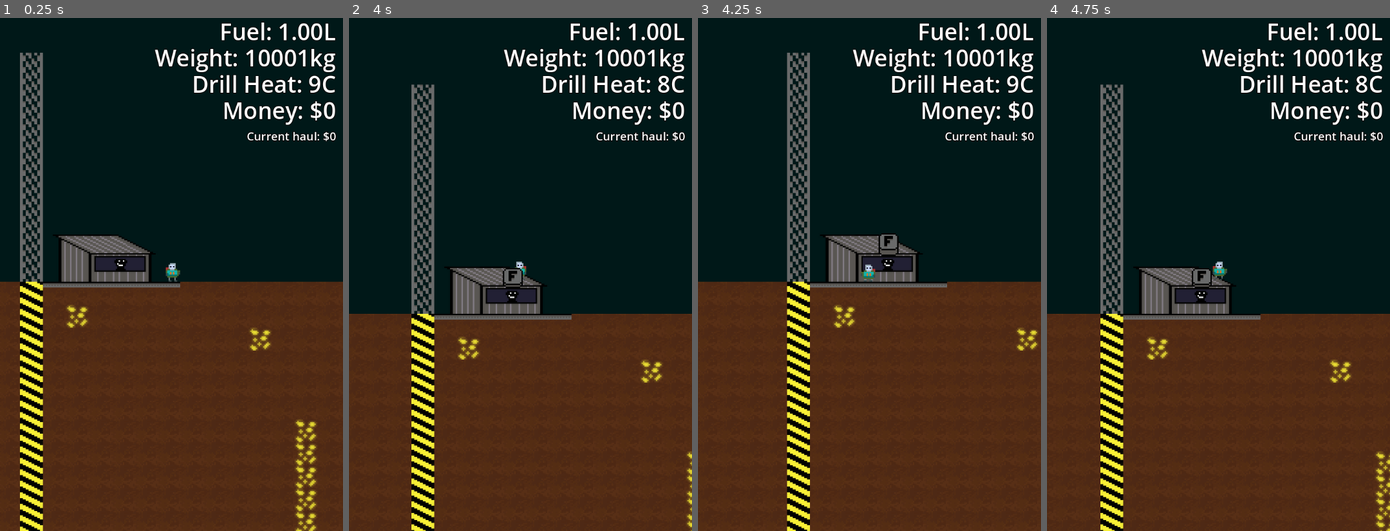
Above: before the commit, frames 1-4 (left to right).
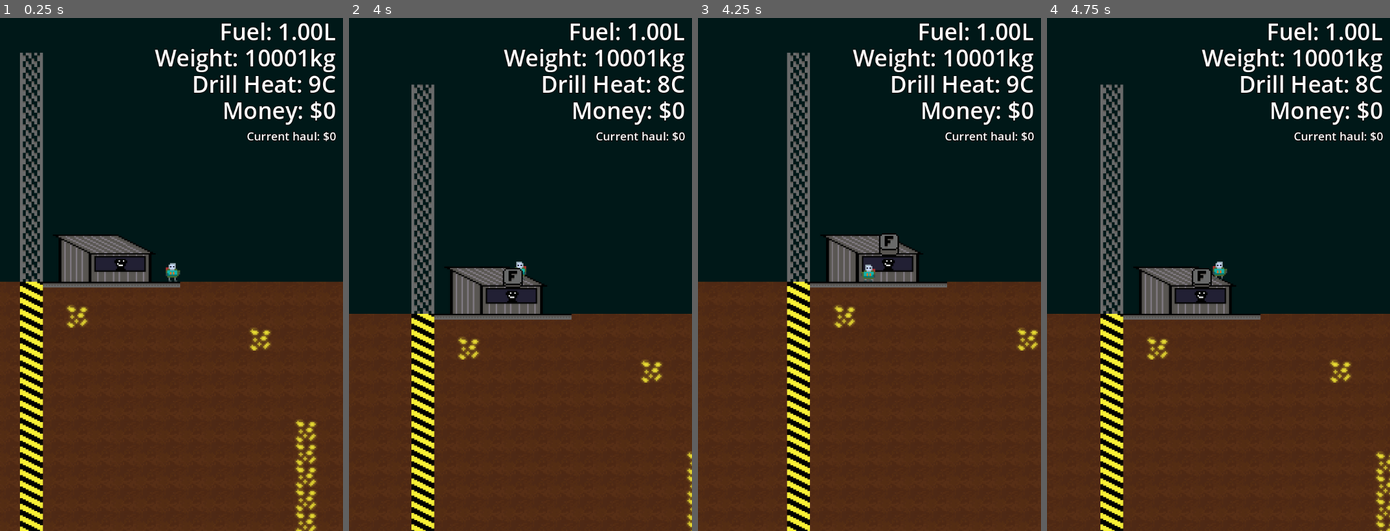
Above: after the commit, the same moments.

Repository: brikr/ludum-dare-57
Game: Godot game, scene res://scenes/main/main.tscn
Two runs of this game, one before a commit and one after it. Both use one fixed random seed, a clock stepped at 60 frames per second and the inputs below.
Inputs (mouse positions are in pixels of both pictures, inside the frame that each line leads up to):
- Up to frame 1 (0.25 s): no input
- Up to frame 2 (4 s): tap Enter at 0.5 s; move the mouse to (503, 377) at 0.52 s; hold D (move_right) 0.53-2.03 s; tap F (interact) at 0.6, 2.1, 3.6 s; tap Space (jump) at 0.77, 1.52, 3.02, 3.77 s; move the mouse to (623, 351) at 1.27 s; click (623, 351) at 1.35 s; move the mouse to (417, 197) at 2.02 s; hold A (move_left) from 2.03 s (still down); move the mouse to (537, 274) at 2.77 s; click (537, 274) at 2.85 s; move the mouse to (469, 146) at 3.52 s
- Up to frame 3 (4.25 s): keep holding A (move_left)
- Up to frame 4 (4.75 s): move the mouse to (1293, 248) at 4.27 s; release A (move_left) at 4.28 s; hold D (move_right) from 4.28 s (still down); click (1293, 248) at 4.35 s; tap Space (jump) at 4.52 s

Frames 1-2 are identical in both runs. In frame 3, 1.0% of the frame differs, in the area x 26-100%, y 6-100%; in frame 4, nothing differs.

Commit message:
chasms

Diff:
--- a/scenes/constants/constants.gd
+++ b/scenes/constants/constants.gd
@@ -34,10 +34,17 @@
 const WORLD_GEN_BASE := {
   Tile.TileType.STONE: {
     WORLD_GEN_FIELDS.MIN_DEPTH : 50,
-    WORLD_GEN_FIELDS.MAX_DEPTH : 150,
+    WORLD_GEN_FIELDS.MAX_DEPTH : MAX_GEN_DEPTH,
     WORLD_GEN_FIELDS.MIN_COEFFICIENT : 0.5,
     WORLD_GEN_FIELDS.MAX_COEFFICIENT : 2.0,
     WORLD_GEN_FIELDS.THRESHOLD: 0.5,
+  },
+  Tile.TileType.EMPTY: {
+    WORLD_GEN_FIELDS.MIN_DEPTH : 8,
+    WORLD_GEN_FIELDS.MAX_DEPTH : MAX_GEN_DEPTH - 10,
+    WORLD_GEN_FIELDS.MIN_COEFFICIENT : 0.9,
+    WORLD_GEN_FIELDS.MAX_COEFFICIENT : 1.1,
+    WORLD_GEN_FIELDS.THRESHOLD: 0.63,
   }
 }
 
--- a/scenes/game_state/game_state.gd
+++ b/scenes/game_state/game_state.gd
@@ -84,6 +84,28 @@
             if !is_edge(x, y) and probability > threshold:
                 map[coords] = Tile.Stone(coords)
     )
+    gen_chasms()
+
+func gen_chasms():
+    var noise = GenUtils.get_chasm_noise()
+
+    var noise_func = func(coords: Vector2i) -> float:
+        return (noise.get_noise_2dv(coords) + 1.0) / 2.0
+
+    GenUtils.generate_with_depth_probability(
+        Constants.WORLD_GEN_BASE,
+        Tile.TileType.EMPTY,
+        Constants.SURFACE_HEIGHT,
+        Constants.MAX_GEN_DEPTH,
+        noise_func,
+        func(coords: Vector2i, probability: float) -> void:
+            var x = coords.x
+            var y = coords.y
+            var threshold = Constants.WORLD_GEN_BASE[Tile.TileType.EMPTY][Constants.WORLD_GEN_FIELDS.THRESHOLD]
+
+            if !is_edge(x, y) and probability > threshold:
+                map[coords] = Tile.Empty(coords)
+    )
 
 func gen_out_of_bounds():
   # left
